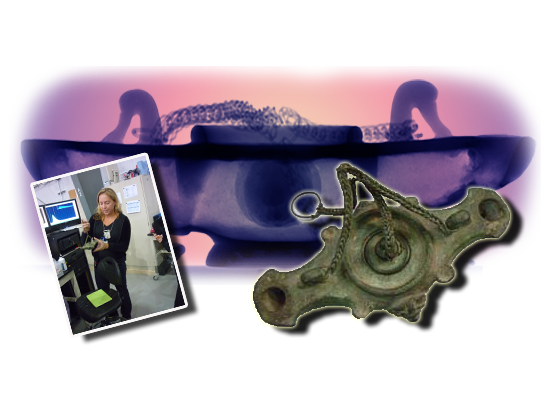
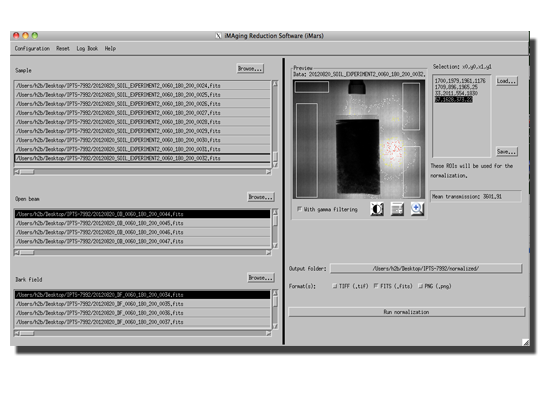
Layers edited between the first and the second 550 × 400 image:
added layer "iMars (black and White)" above "iMars" over <box>10,31,530,346</box>
hid group "Group 2" (3 layers) over <box>9,66,541,335</box>
